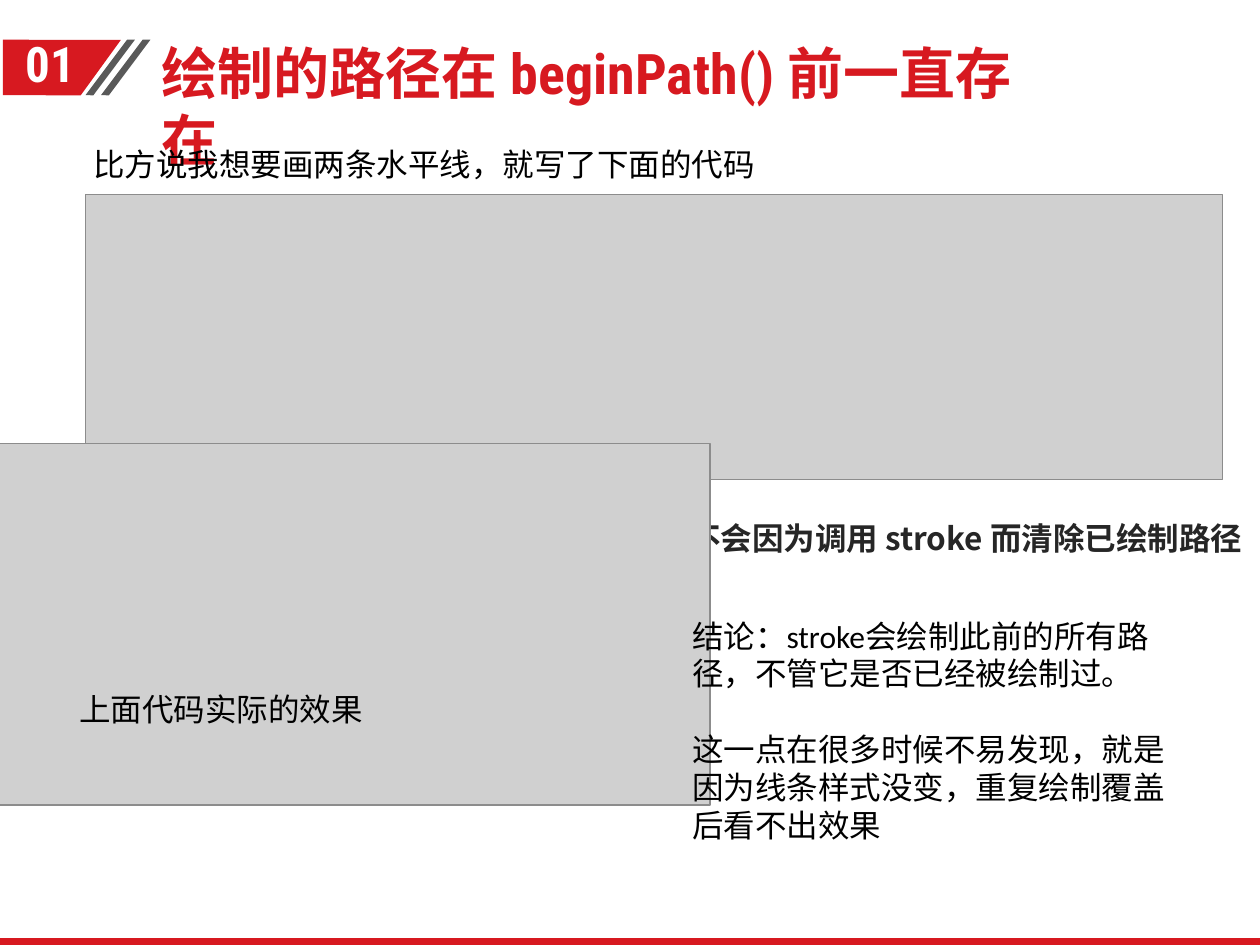
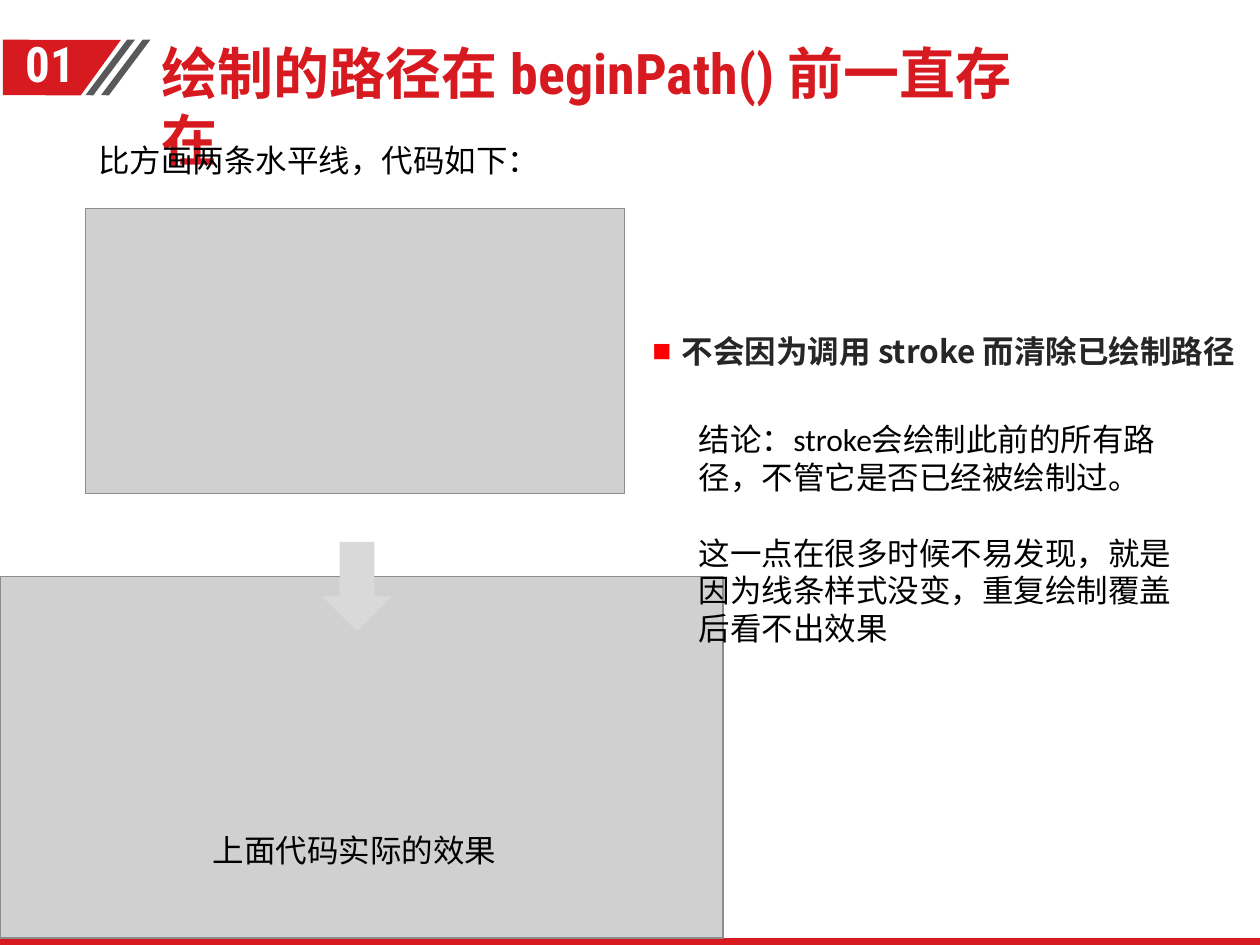
Before and after one commit to Yuchaocheng/canvas, a slide deck: slide 8 of canvas基础分享.pptx. Drawn at 1260x945 pixels with LibreOffice and Linux fonts; fonts in the diff are those of the drawing; grey boxes stand for pictures; background and template pictures are left out. Boxes give left, top, right and bottom in pixels: in the first picture for what was removed or moved away, otherwise in the second. Text is boxed around its words. In the diff, an @@ line names an element or a change of style, - is before the commit and + after.

```diff
--- a/canvas基础分享.pptx
+++ b/canvas基础分享.pptx
@@ text at (98, 140, 539, 175): text changed @@
-比方说我想要画两条水平线，就写了下面的代码
+比方画两条水平线，代码如下：
@@ picture: place and size @@
-picture at (86, 194, 1222, 479)
+picture at (86, 209, 625, 494)
@@ text "不会因为调用 stroke 而清除已绘制路径" rewrapped from (689, 518, 1242, 559) to (682, 336, 1235, 366) @@
@@ text "结论：stroke会绘制此前的所有路径，不管它是否已经被绘制过。": place and size @@
-text "结论：stroke会绘制此前的所有路径，不管它是否已经被绘制过。" at (692, 616, 1164, 840)
+text "结论：stroke会绘制此前的所有路径，不管它是否已经被绘制过。" at (699, 424, 1172, 649)
@@ down arrow added at (323, 542, 392, 631), fill #D9D9D9 @@
@@ picture: place and size @@
-picture at (0, 444, 711, 805)
+picture at (0, 576, 723, 937)
@@ text "上面代码实际的效果": place and size @@
-text "上面代码实际的效果" at (79, 694, 363, 724)
+text "上面代码实际的效果" at (213, 835, 496, 865)
```
Also in this commit, not shown: 13 other slides changed.
